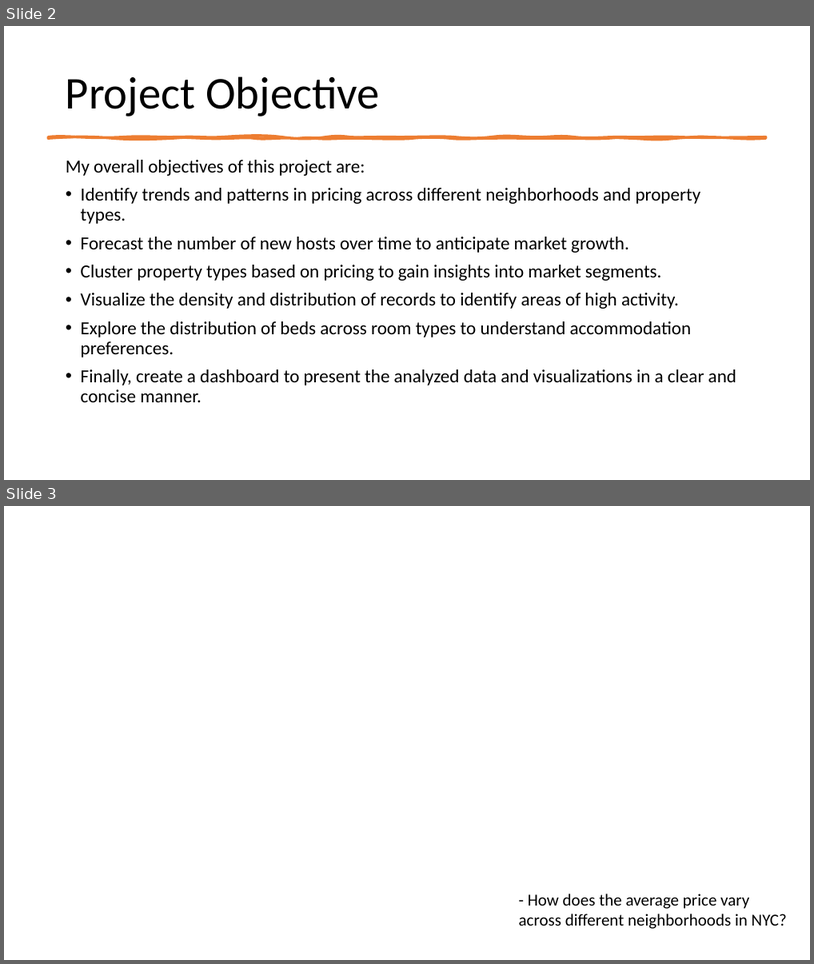
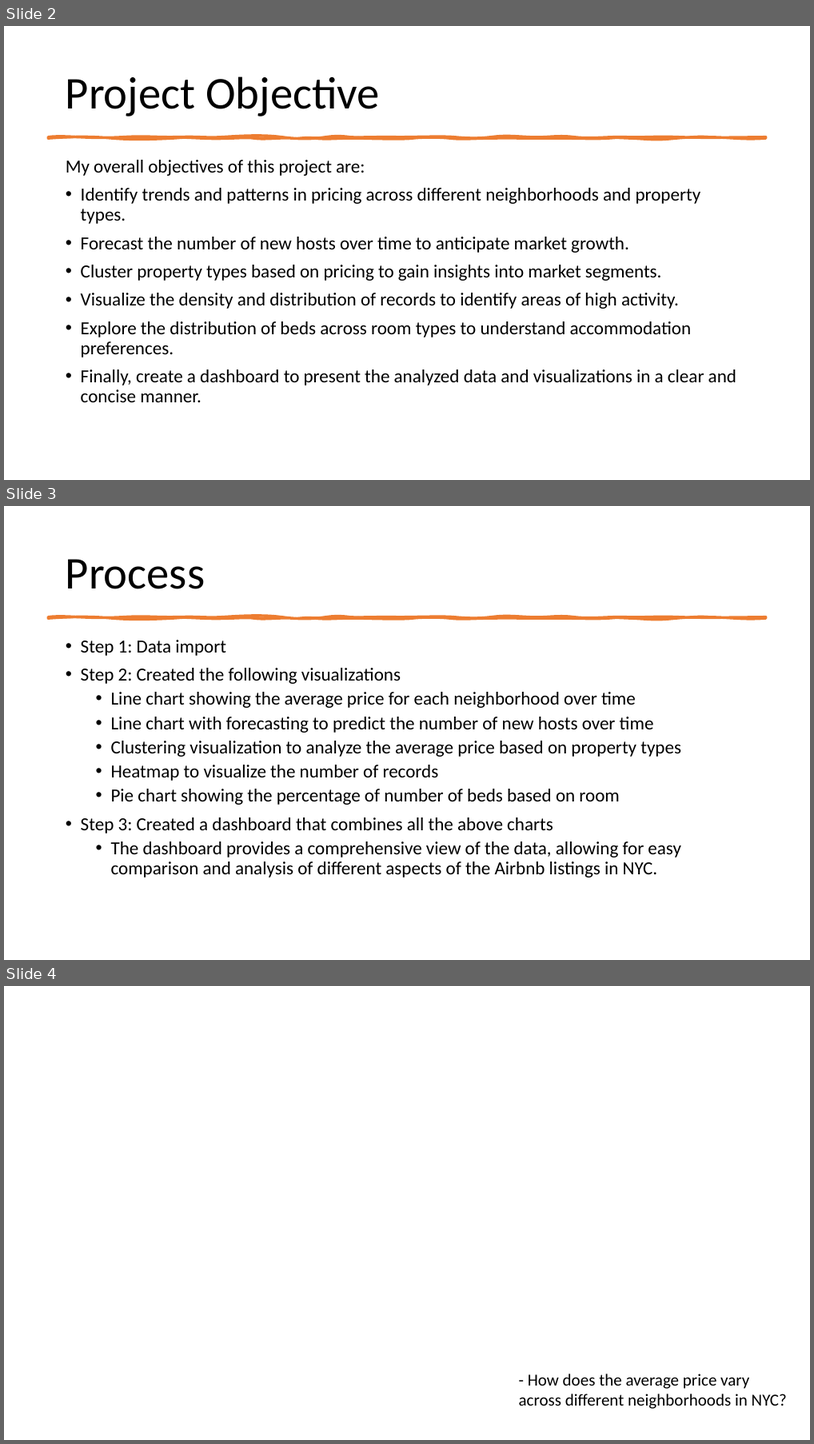
Before and after one commit to chloephuong/LHL-Final-Project-Tableau, a slide deck: Tableau Presentation File - Option 2 - AirBnB Dataset - Chloe Phuong.pptx. Shown one above the other, each under a label of ours: slides 2 and 3 before the commit, slides 2, 3 and 4 after it. The pictures are 814x964 and 814x1444 pixels, drawn with LibreOffice and Linux fonts; fonts in the diff are those of the drawing; background and template pictures are left out. Boxes give left, top, right and bottom in pixels: in the first picture for what was removed or moved away, otherwise in the second. Text is boxed around its words. In the diff, an @@ line names an element or a change of style, - is before the commit and + after.

```diff
--- a/Tableau Presentation File - Option 2 - AirBnB Dataset - Chloe Phuong.pptx
+++ b/Tableau Presentation File - Option 2 - AirBnB Dataset - Chloe Phuong.pptx
@@ slide 3 added at (4, 506, 810, 960), background #FFFFFF @@
@@ title added at (66, 559, 205, 589), 54 pt, text #000000 @@
+Process
@@ freeform shape added at (48, 616, 766, 618), fill #ED7D31, outline #ED7D31 3.25 pt @@
@@ text added at (81, 640, 682, 877), 22 pt, text #000000 @@
+• Step 1: Data import
+• Step 2: Created the following visualizations
+  • Line chart showing the average price for each neighborhood over time
+  • Line chart with forecasting to predict the number of new hosts over time
+  • Clustering visualization to analyze the average price based on property types
+  • Heatmap to visualize the number of records
+  • Pie chart showing the percentage of number of beds based on room
+• Step 3: Created a dashboard that combines all the above charts
+  • The dashboard provides a comprehensive view of the data, allowing for easy comparison and analysis of different aspects of the Airbnb listings in NYC.
@@ what was slide 3 is now slide 4 @@
```
